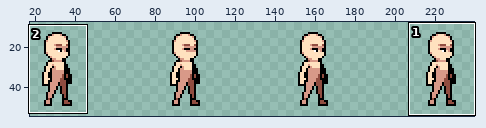
Sprite sheet: public/assets/Characters/Human/Inworld/Idle/North/sheet.png. Above: a wide view before the commit, with the close-up outlined.
Close-up. Old version:
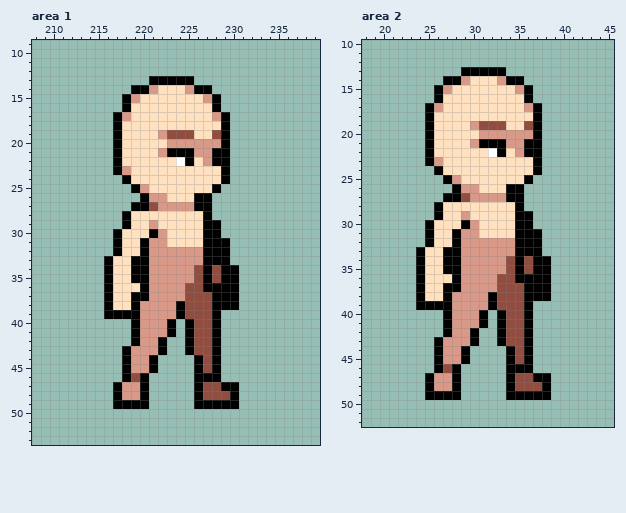
The file is 256x64 pixels. Shown: area 1: x 208..239, y 9..53; area 2: x 18..45, y 10..52. The wide view leaves out empty margins. The commit also changed other parts of the picture, which this record leaves out.
Once edited:
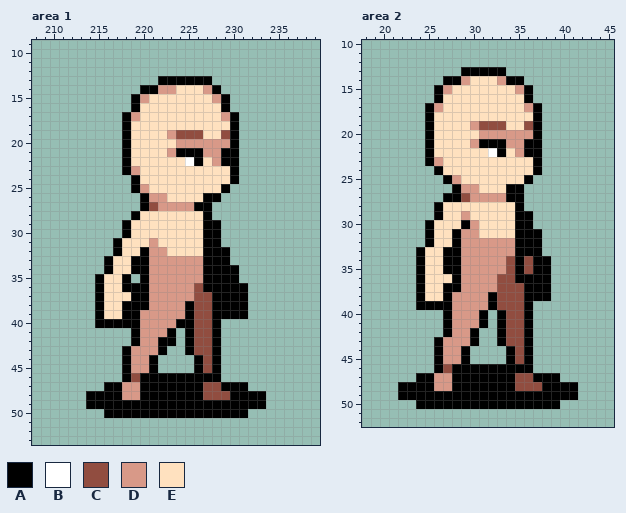
Palette (. is transparent): A #000000  B #ffffff  C #914d40  D #d89988  E #ffe1bf
From old to new:
Changed rows in their new state; - is an unchanged pixel.
Area 1:
first column x 215:
13 ------.----AA----
14 ----.-ADD-EEDA---
15 ---.AD------EDA--
16 ---.A--------EA--
17 --.AD--------EDA-
18 --.A----------EA-
19 --.A---ED--C-ECA-
20 --.A----E-----DA-
21 --.A---ED--A-D-A-
22 --.A-----EBAED-A-
23 --.AD---------EA-
24 ---.A---------EA-
25 -------------EA--
26 -----------E-A---
27 ----.------------
28 ---.A------------
29 ------E----------
30 --.A--EE---------
31 -----E-E------.--
32 --------EEEE-----
34 -----------D-A---
35 AE-A.------D-A---
36 AE-AA-----D-----A
37 AE--------D-----A
38 AE-A-A---DA-----A
39 AEE------DA---AAA
40 AAAA----DA-------
42 --------A--------
first column x 214:
46 -------AAAAA--------
47 --A----AAAAA-----A--
48 AAA----AAAAA-----AAA
49 AAA----AAAAA-----AAA
50 --AAAAAAAAAAAAAAAA--
Area 2:
first column x 22:
46 -------AAAAA--------
47 --A----AAAAA-----A--
48 AAA----AAAAA-----AAA
49 AAA----AAAAA-----AAA
50 --AAAAAAAAAAAAAAAA--
